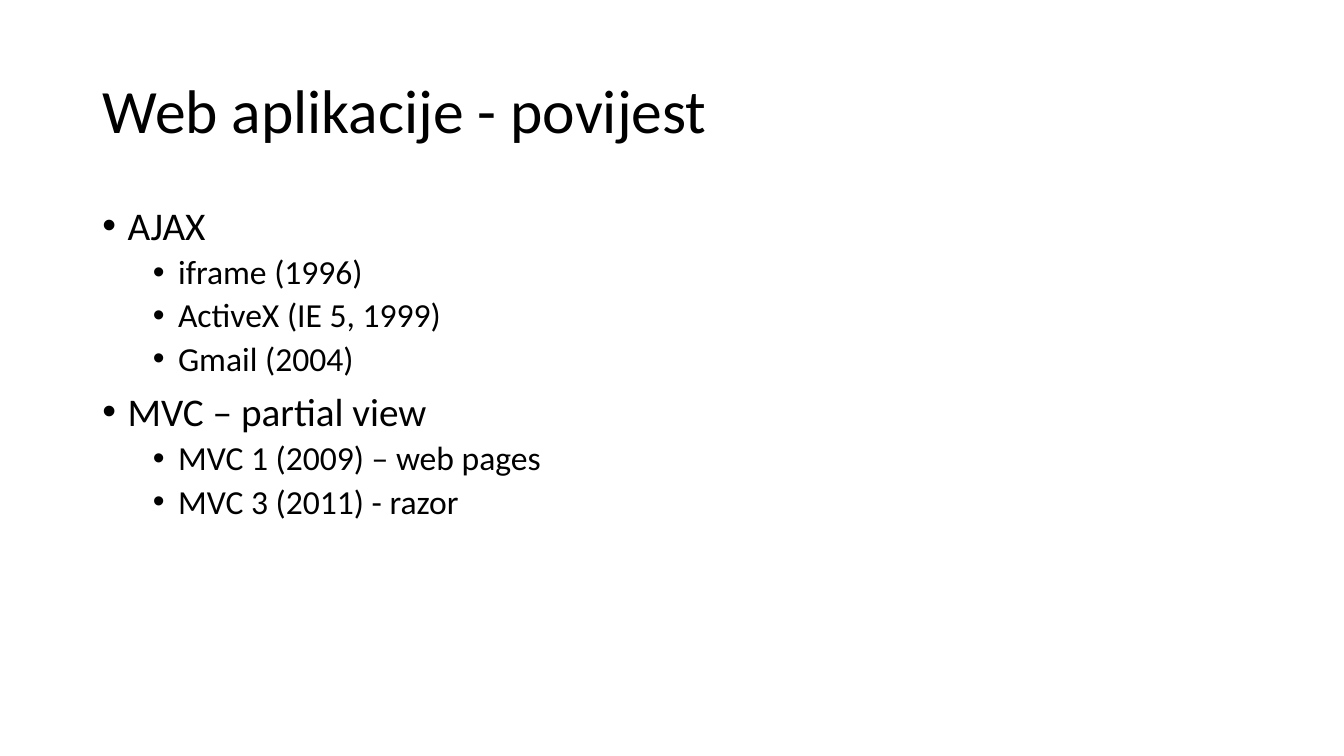
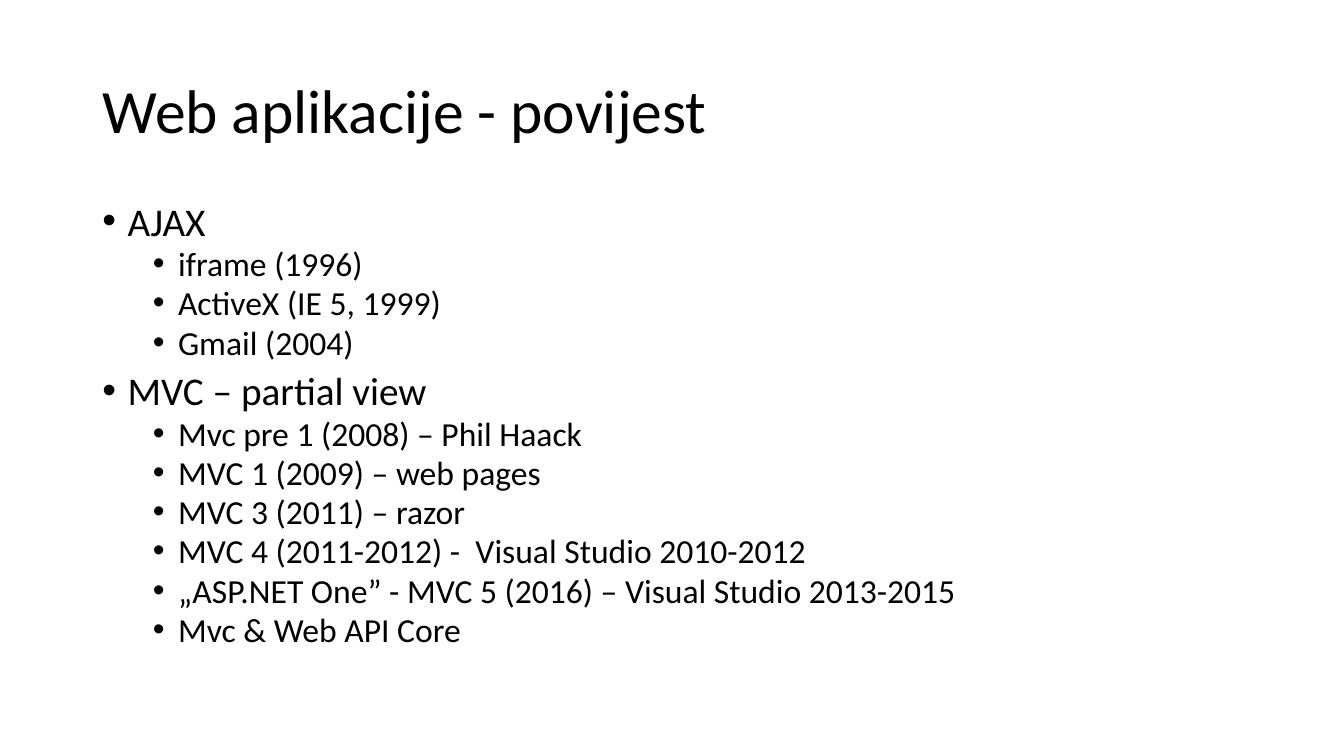
Before and after one commit to mmssniper/angular-workshop, a slide deck: slide 3 of prezentacije/1-1 Uvod i SPA aplikacije.pptx. Drawn at 1344x756 pixels with LibreOffice and Linux fonts; fonts in the diff are those of the drawing. Boxes give left, top, right and bottom in pixels: in the first picture for what was removed or moved away, otherwise in the second. Text is boxed around its words. In the diff, an @@ line names an element or a change of style, - is before the commit and + after.

```diff
--- a/prezentacije/1-1 Uvod i SPA aplikacije.pptx
+++ b/prezentacije/1-1 Uvod i SPA aplikacije.pptx
@@ text at (128,211,541,491): line spacing 0.9 to 0.8 @@
@@ text at (178,421,582,452): paragraph added @@
+  • Mvc pre 1 (2008) – Phil Haack
@@ text at (178,499,955,643): text changed @@
-  • MVC 3 (2011) - razor
+  • MVC 3 (2011) – razor
+  • MVC 4 (2011-2012) - Visual Studio 2010-2012
+  • „ASP.NET One” - MVC 5 (2016) – Visual Studio 2013-2015
+  • Mvc & Web API Core
```
Also in this commit, not shown: 3 other slides changed, 2 other files.
